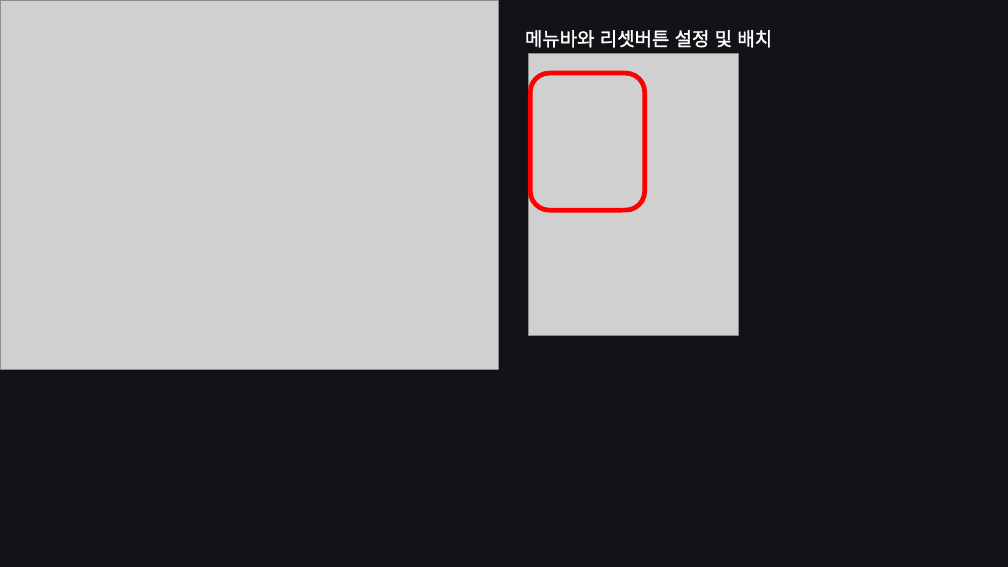
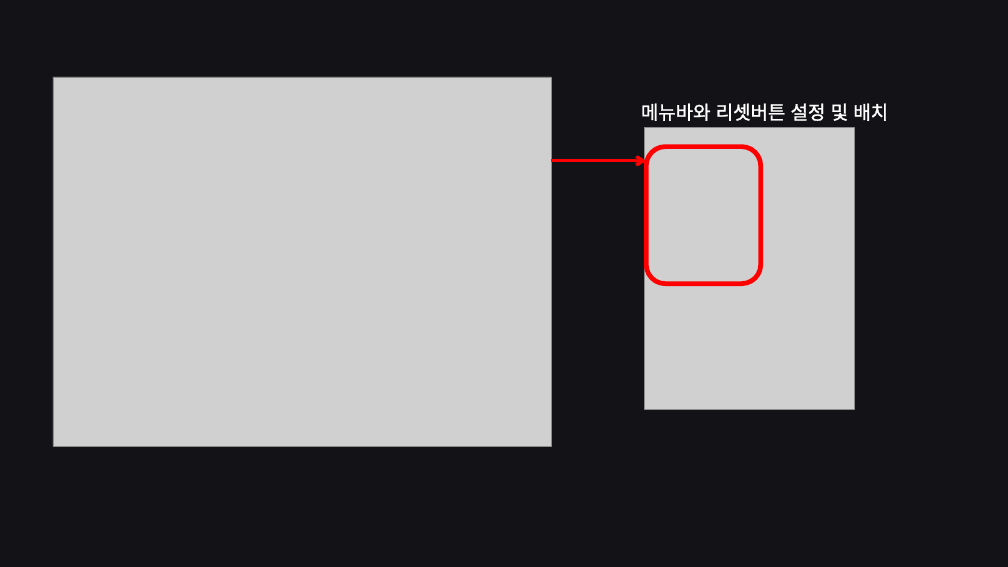
Before and after one commit to JungHoYoung/OSS_A, a slide deck: slide 10 of OSS_A조 - MineSweeper_1.pptx. Drawn at 1008x567 pixels with LibreOffice and Linux fonts; fonts in the diff are those of the drawing; grey boxes stand for pictures. Boxes give left, top, right and bottom in pixels: in the first picture for what was removed or moved away, otherwise in the second. Text is boxed around its words. In the diff, an @@ line names an element or a change of style, - is before the commit and + after.

```diff
--- a/OSS_A조 - MineSweeper_1.pptx
+++ b/OSS_A조 - MineSweeper_1.pptx
@@ picture: place and size @@
-picture at [0,0,498,370]
+picture at [53,77,551,447]
@@ 1 picture, 1 text, 1 rounded rectangle: place and size @@
-1 picture, 1 text, 1 rounded rectangle at [525,30,772,336]
+1 picture, 1 text, 1 rounded rectangle at [641,103,888,409]
@@ arrow added from (551, 161) to (647, 161), #FF0000 3 pt @@
```
Also in this commit, not shown: 5 other slides changed.
